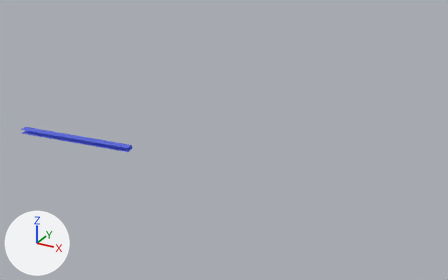
One commit to the glTF model assets/identity/3d/mobius-ius-phase-animated.glb: the scene before it, then after it.
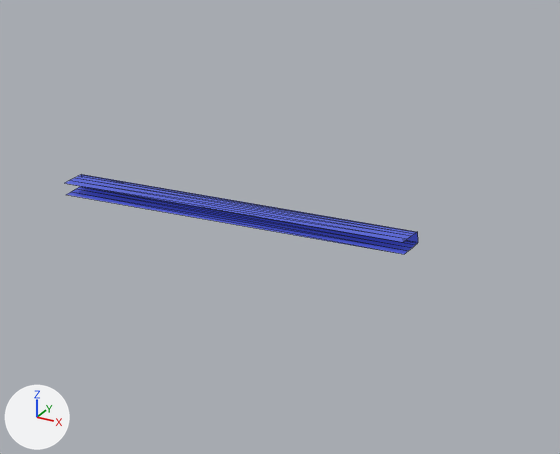
The first picture shows the older version from a 50 mm lens placed at (4.28, -4.46, 1.91), pointed at (2.13, -0.55, -0.05). The close-ups show the older and then the newer version on the part from 0% to 40% of the width and 26% to 77% of the height of that picture. Only the edits that show in the close-ups are written down. The axes (+X, +Y, +Z) are drawn at lower left. The lights are the same throughout. Both versions are drawn at frame 251 of the action 'Glyph_Ground_LeftAction'; the numbers are the values there. The close-ups show mesh edges as thin lines. Vertices at exactly the same position are counted once.

The first close-up shows 'GlyphMesh_Ground_Left'.
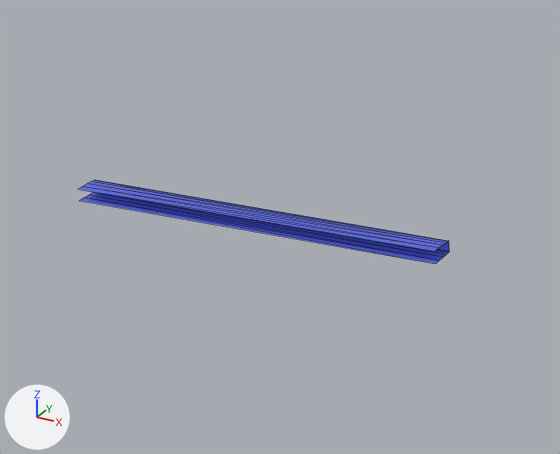
ob_glyph_ground_left is not drawn itself; it is the parent of ob_glyphmesh_ground_left.

What differs and where, as boxes (x1, y1, x2, y2) in the close-ups (560 x 454 px; the box of a moved part takes in the faces that stretch with it):
'GlyphMesh_Ground_Left', reshaped, moved
    before: (66, 174, 418, 254)
    after: (79, 180, 449, 264)
part 1 of me_curve_008, moved or reshaped
    before: (79, 174, 418, 248)
    after: (92, 180, 449, 257)
part 2 of me_curve_008, moved or reshaped
    before: (71, 176, 415, 247)
    after: (84, 182, 446, 257)
part 3 of me_curve_008, moved or reshaped
    before: (66, 180, 412, 251)
    after: (79, 186, 443, 260)
part 4 of me_curve_008, moved or reshaped
    before: (66, 185, 408, 254)
    after: (79, 191, 439, 264)

The change in detail:
me_curve_008 is used by ob_glyphmesh_ground_left; parent ob_glyph_ground_left; location (-0.125, 0.0, 0.0).
me_curve_008 had 24 vertices, 22 faces and spanned x -0.699..0.699, y -0.136..0.136, z -0.023..0.023.
me_curve_008 now has 24 vertices, 22 faces and spans x -0.726..0.726, y -0.14..0.14, z -0.023..0.023.
me_curve_008 part 1: all 6 vertices in x -0.699..-0.696, y -0.057..-0.038, z -0.021..0.021 are moved by (-0.028, -0.003, 0.0).
me_curve_008 part 2: all 2 vertices in x -0.694, y -0.078, z -0.022..0.022 are moved by (-0.027, -0.003, 0.0).
me_curve_008 part 3: all 2 vertices in x 0.695, y 0.068, z -0.022..0.022 are moved by (0.027, 0.003, 0.0).
me_curve_008 part 4: all 2 vertices in x 0.699, y 0.038, z -0.023..0.023 are moved by (0.028, 0.003, 0.0).
Other edits to the shape of me_curve_008 do not show in these pictures.
Object 'Glyph_Ground_Left' (ob_glyph_ground_left) moves from (1.264, -1.186, 0.0) to (1.339, -1.195, 0.0).
